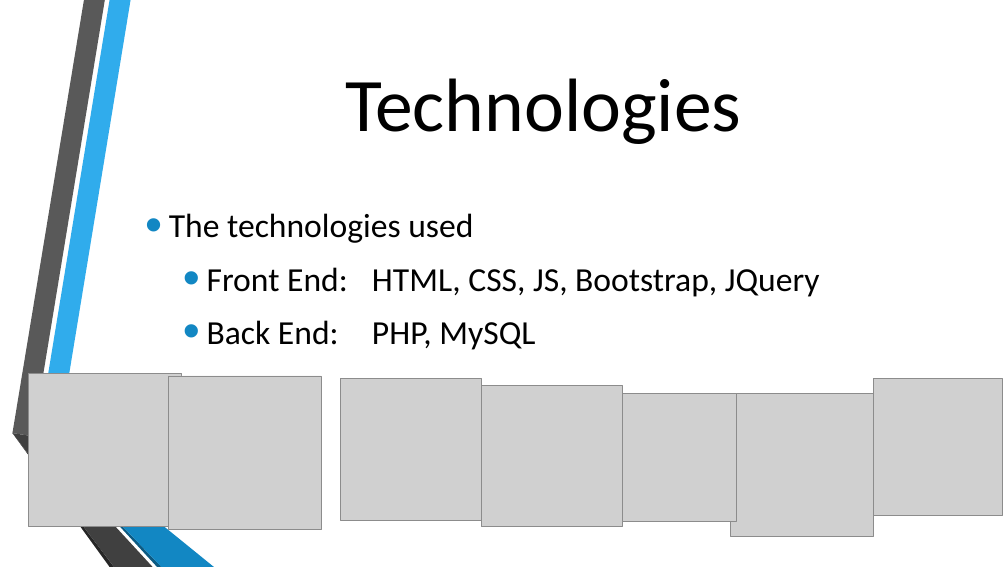
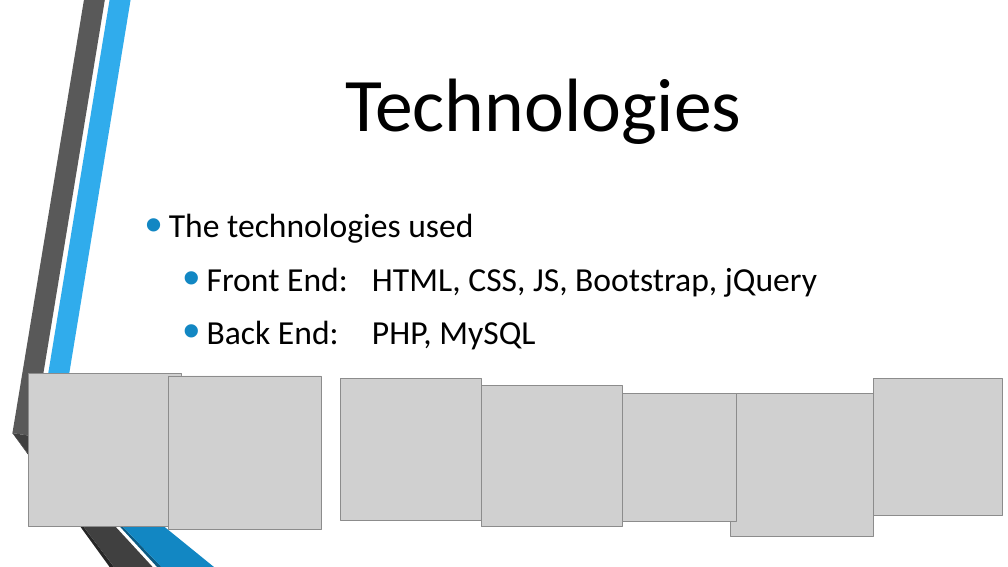
Before and after one commit to CCSU-CS-Club/hackathon-spring18-team-panda, a slide deck: slide 4 of CCSU Hackathon.pptx. Drawn at 1008x567 pixels with LibreOffice and Linux fonts; fonts in the diff are those of the drawing; grey boxes stand for pictures; background and template pictures are left out. Boxes give left, top, right and bottom in pixels: in the first picture for what was removed or moved away, otherwise in the second. Text is boxed around its words. In the diff, an @@ line names an element or a change of style, - is before the commit and + after.

```diff
--- a/CCSU Hackathon.pptx
+++ b/CCSU Hackathon.pptx
@@ text at <box>207,267,817,297</box>: text changed @@
-  • Front End: HTML, CSS, JS, Bootstrap, JQuery
+  • Front End: HTML, CSS, JS, Bootstrap, jQuery
```
Also in this commit, not shown: 1 other slide changed, 1 slide added.
